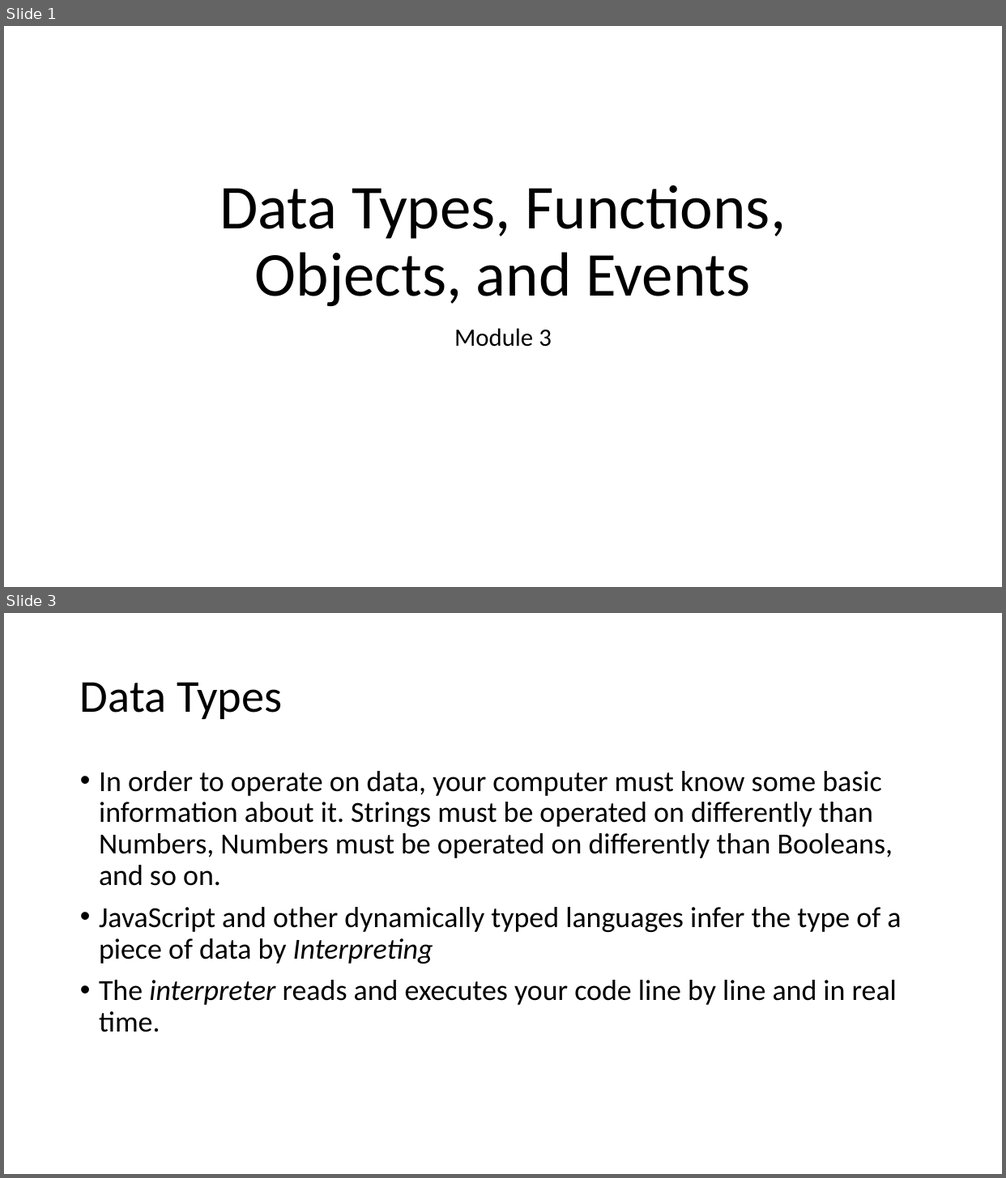
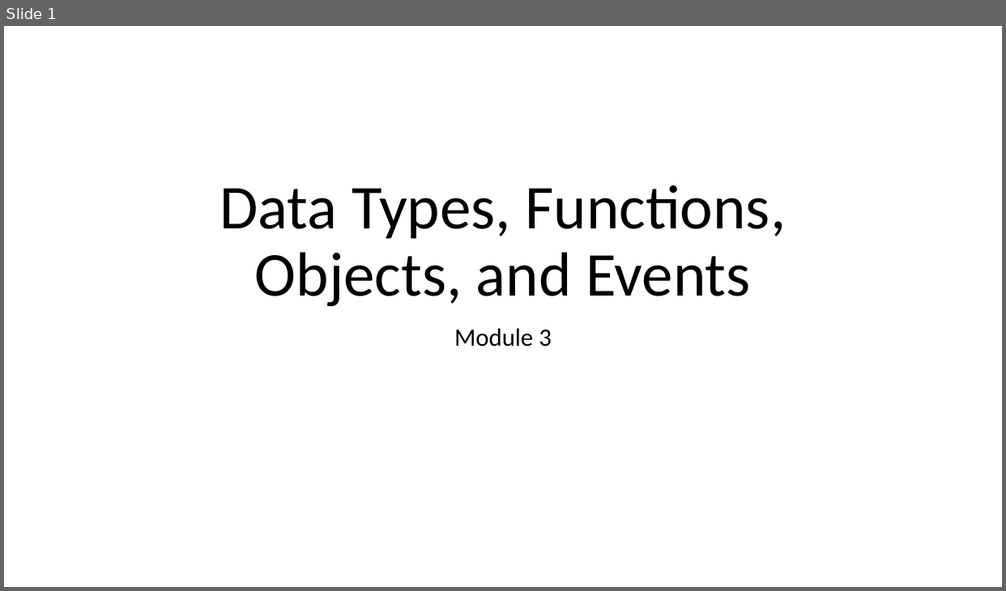
Before and after one commit to YWCANWIL-TechLab/Module3-Exercises, a slide deck: slides/Module 3 - Data Types.pptx. Shown one above the other, each under a label of ours: slides 1 and 3 before the commit, slide 1 after it; the slides between them are not shown. The pictures are 1006x1178 and 1006x591 pixels, drawn with LibreOffice and Linux fonts; fonts in the diff are those of the drawing. Boxes give left, top, right and bottom in pixels: in the first picture for what was removed or moved away, otherwise in the second. Text is boxed around its words. In the diff, an @@ line names an element or a change of style, - is before the commit and + after.

```diff
--- a/slides/Module 3 - Data Types.pptx
+++ b/slides/Module 3 - Data Types.pptx
@@ slide 3 removed at (4,613,1002,1174), background #FFFFFF @@
@@ title removed at (80,682,282,719) @@
-Data Types
@@ text removed at (99,771,901,1033) @@
-• In order to operate on data, your computer must know some basic information about it. Strings must be operated on differently than Numbers, Numbers must be operated on differently than Booleans, and so on.
-• JavaScript and other dynamically typed languages infer the type of a piece of data by Interpreting
-• The interpreter reads and executes your code line by line and in real time.
```
Also in this commit, not shown: 9 slides changed, 40 slides added, 16 other slides removed.
